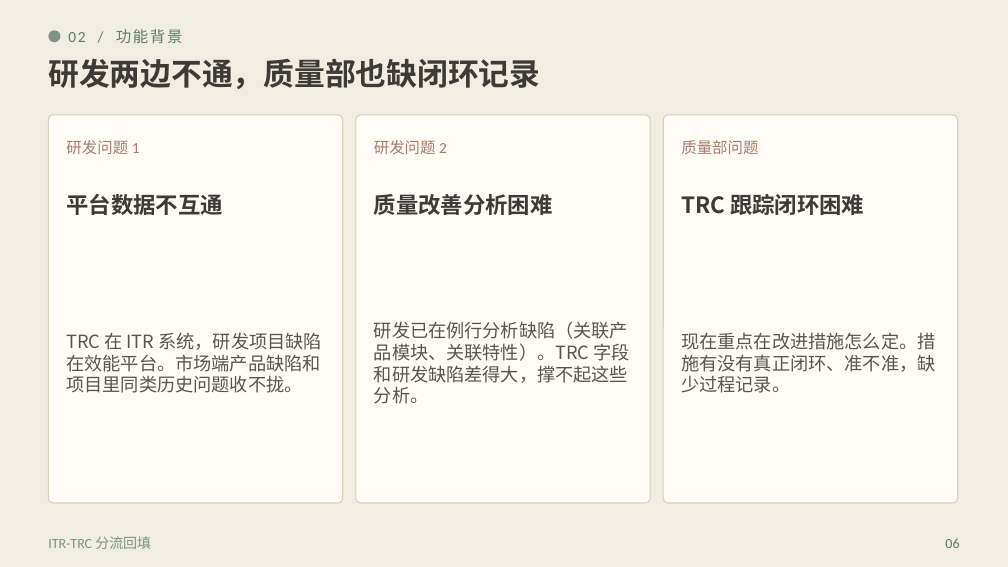
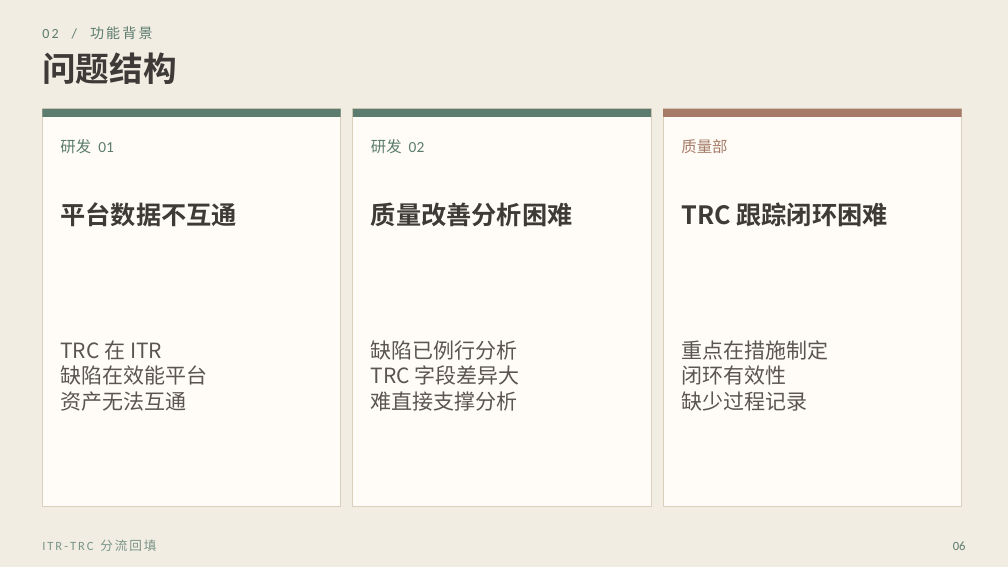
Before and after one commit to khalildai/test-send-file, a slide deck: slide 6 of 效能平台版本发布会.pptx. Drawn at 1008x567 pixels with LibreOffice and Linux fonts; fonts in the diff are those of the drawing. Boxes give left, top, right and bottom in pixels: in the first picture for what was removed or moved away, otherwise in the second. Text is boxed around its words. In the diff, an @@ line names an element or a change of style, - is before the commit and + after.

Commit message:
效能平台版本发布会 PPT：海报版式，去掉口语

```diff
--- a/效能平台版本发布会.pptx
+++ b/效能平台版本发布会.pptx
@@ text "02 / 功能背景": place and size @@
-text "02 / 功能背景" at (68,29,183,43)
+text "02 / 功能背景" at (42,26,153,39)
@@ text "02 / 功能背景" at (42,26,153,39): size 11 to 10 pt, letter spacing 1.2 to 1.6 pt @@
@@ text added at (42,52,176,84), 24 pt, text #3D3A37, bold @@
+问题结构
@@ ellipse removed at (48,30,60,42) @@
@@ text removed at (48,58,540,89) @@
-研发两边不通，质量部也缺闭环记录
@@ rounded rectangle to rectangle in 3 elements at (353,109,651,507), (663,109,962,507), (42,109,341,507) @@
@@ rectangle: place and size @@
-rectangle at (48,115,343,503)
+rectangle at (42,109,341,507)
@@ rectangle added at (42,109,341,117), fill #5B7C6E @@
@@ rectangle: place and size @@
-rectangle at (356,115,650,503)
+rectangle at (353,109,651,507)
@@ rectangle added at (353,109,651,117), fill #5B7C6E @@
@@ rectangle: place and size @@
-rectangle at (663,115,958,503)
+rectangle at (663,109,962,507)
@@ rectangle added at (663,109,962,117), fill #A67C68 @@
@@ text at (60,139,114,153): text changed; text colour #A67C68 to #5B7C6E @@
-研发问题 1
+研发 01
@@ text at (371,139,425,153): text changed; text colour #A67C68 to #5B7C6E @@
-研发问题 2
+研发 02
@@ text at (681,139,727,153): text changed @@
-质量部问题
+质量部
@@ text "平台数据不互通": place and size @@
-text "平台数据不互通" at (66,194,222,215)
+text "平台数据不互通" at (60,202,236,227)
@@ size 16 to 18 pt in 3 elements at (60,202,236,227), (371,202,573,227), (681,202,888,227) @@
@@ text at (60,340,207,411): text changed; size 13 to 15 pt @@
-TRC 在 ITR 系统，研发项目缺陷在效能平台。市场端产品缺陷和项目里同类历史问题收不拢。
+TRC 在 ITR
+缺陷在效能平台
+资产无法互通
@@ text at (371,340,520,411): text changed; size 13 to 15 pt @@
-研发已在例行分析缺陷（关联产品模块、关联特性）。TRC 字段和研发缺陷差得大，撑不起这些分析。
+缺陷已例行分析
+TRC 字段差异大
+难直接支撑分析
@@ text at (681,340,828,411): text changed; size 13 to 15 pt @@
-现在重点在改进措施怎么定。措施有没有真正闭环、准不准，缺少过程记录。
+重点在措施制定
+闭环有效性
+缺少过程记录
@@ text "ITR-TRC 分流回填" at (42,539,156,551): size 10 to 9 pt, letter spacing 0 to 1.4 pt @@
@@ text "06": place and size @@
-text "06" at (945,538,959,548)
+text "06" at (953,541,966,550)
@@ text "06" at (953,541,966,550): size 10 to 9 pt @@
```
Also in this commit, not shown: 22 other slides changed.
